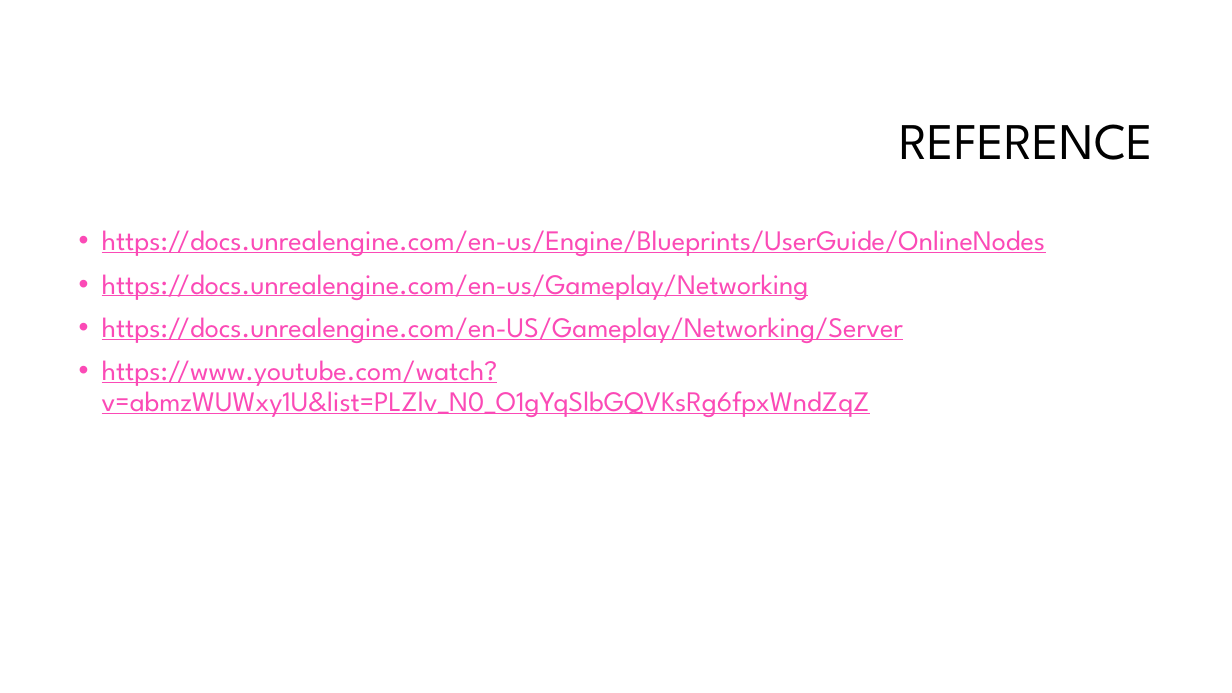
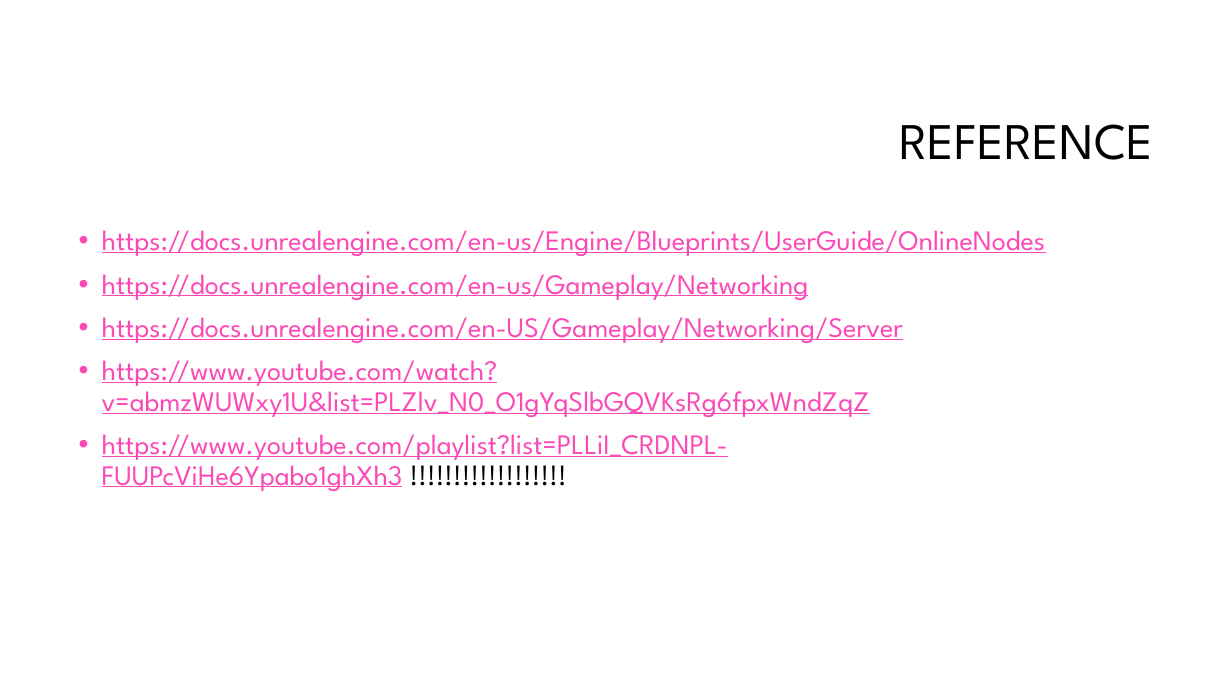
Before and after one commit to Koous61/unreal-course, a slide deck: slide 14 of Multiplayer[2].pptm. Drawn at 1232x693 pixels with LibreOffice and Linux fonts; fonts in the diff are those of the drawing; background and template pictures are left out. Boxes give left, top, right and bottom in pixels: in the first picture for what was removed or moved away, otherwise in the second. Text is boxed around its words. In the diff, an @@ line names an element or a change of style, - is before the commit and + after.

Commit message:
Multiplayer[2]: pptx

```diff
--- a/Multiplayer[2].pptm
+++ b/Multiplayer[2].pptm
@@ text at box(102, 434, 728, 491): paragraph added @@
+• https://www.youtube.com/playlist?list=PLLiI_CRDNPL-FUUPcViHe6Ypabo1ghXh3 !!!!!!!!!!!!!!!!!!
```
Also in this commit, not shown: 2 other files.
